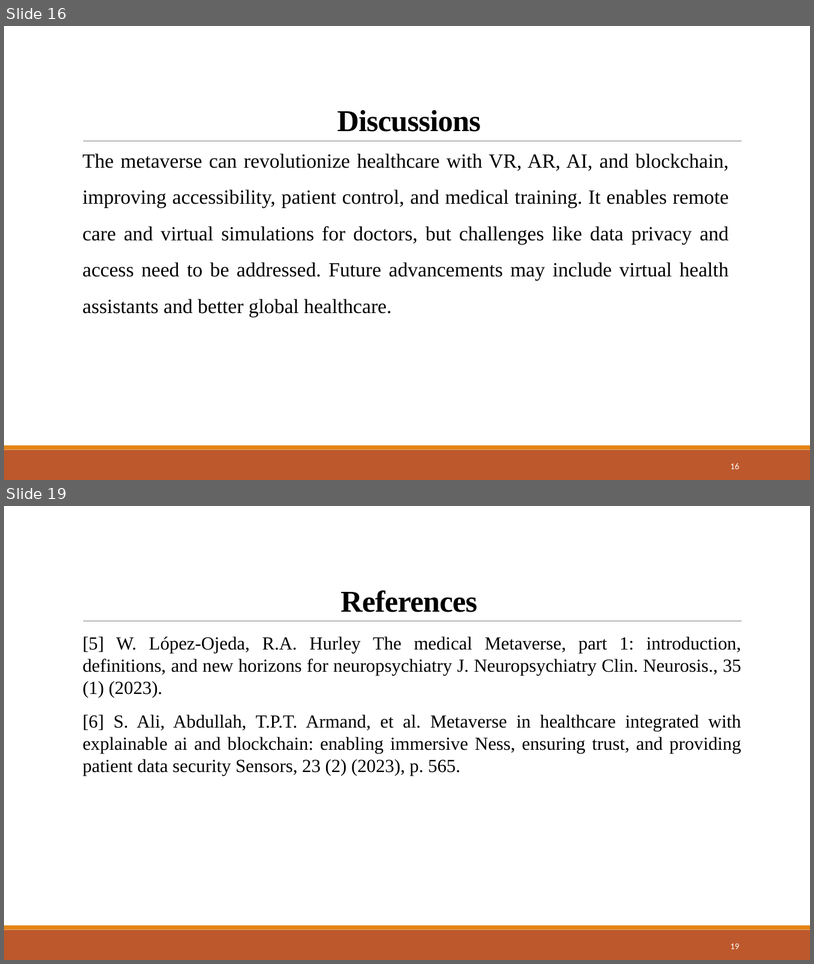
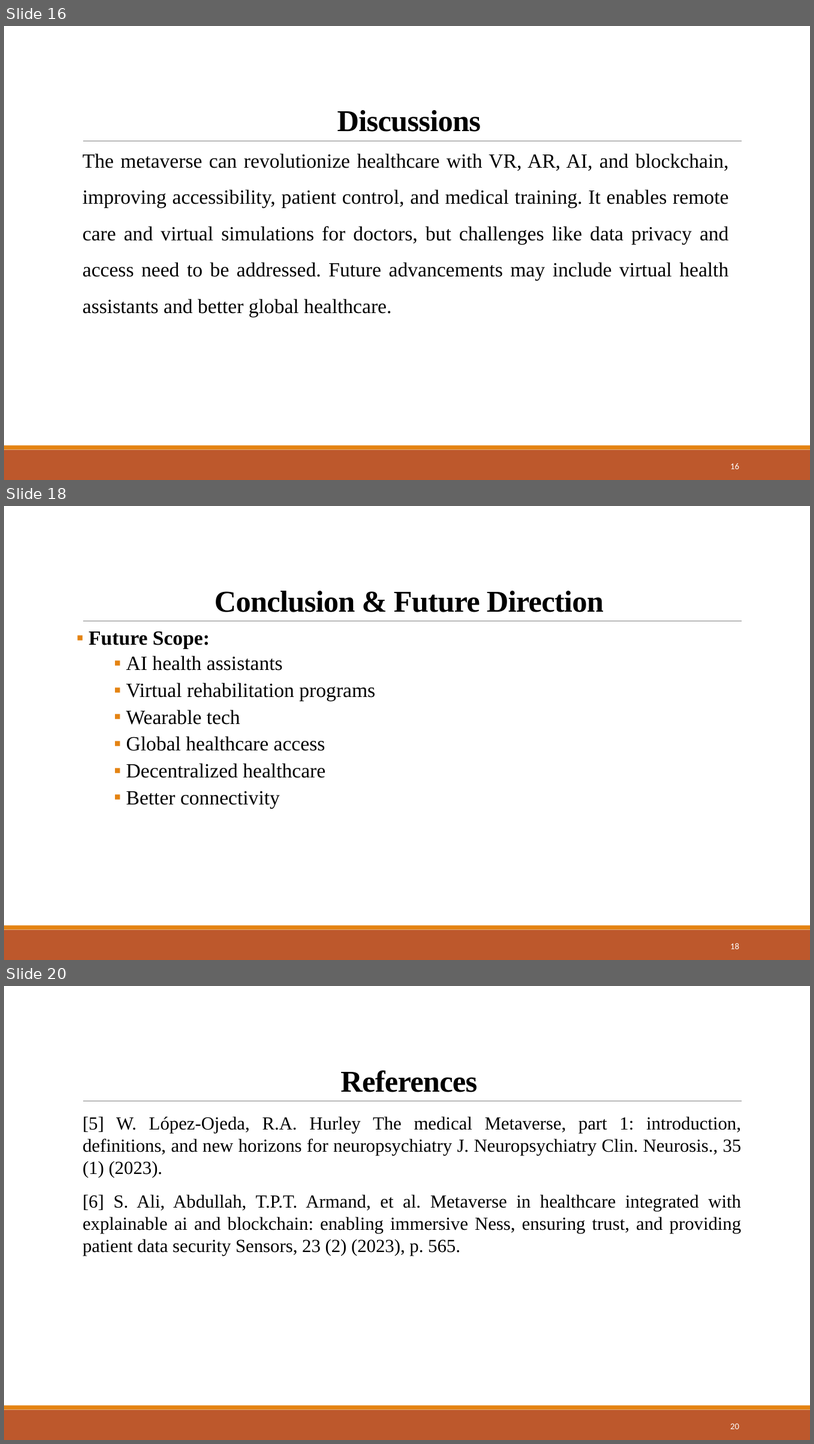
Before and after one commit to Devjethva1111/Metaverse-in-Healthcare, a slide deck: Seminar PPT/23MDS003 - Seminar.pptx. Shown one above the other, each under a label of ours: slides 16 and 19 before the commit, slides 16, 18 and 20 after it; the slides between them are not shown. The pictures are 814x964 and 814x1444 pixels, drawn with LibreOffice and Linux fonts; fonts in the diff are those of the drawing. Boxes give left, top, right and bottom in pixels: in the first picture for what was removed or moved away, otherwise in the second. Text is boxed around its words. In the diff, an @@ line names an element or a change of style, - is before the commit and + after.

```diff
--- a/Seminar PPT/23MDS003 - Seminar.pptx
+++ b/Seminar PPT/23MDS003 - Seminar.pptx
@@ slide 18 added at box(4, 506, 810, 960), background #FFFFFF; not listed: 3 template elements that a slide beside it also shows @@
@@ title added at box(215, 591, 604, 612), 36 pt, text #000000, bold @@
+Conclusion & Future Direction
@@ text added at box(89, 631, 375, 808), 24 pt, text #000000 @@
+▪ Future Scope:
+      ▪ AI health assistants
+      ▪ Virtual rehabilitation programs
+      ▪ Wearable tech
+      ▪ Global healthcare access
+      ▪ Decentralized healthcare
+      ▪ Better connectivity
@@ page number added at box(731, 943, 740, 949), 10.5 pt, text #FFFFFF @@
+18
@@ what was slide 19 is now slide 20 @@
@@ page number at box(731, 1423, 740, 1429): text changed @@
-19
+20
```
Also in this commit, not shown: 14 slides changed, 2 other files.
